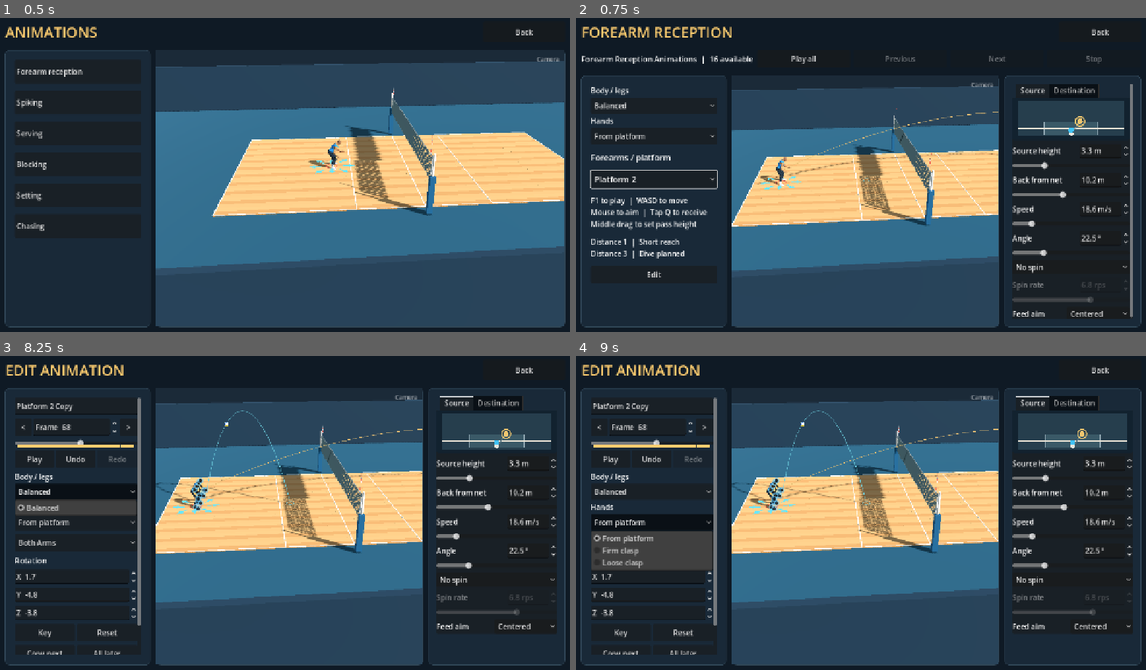
Above: before the commit, frames 1-4 (two rows, left to right).
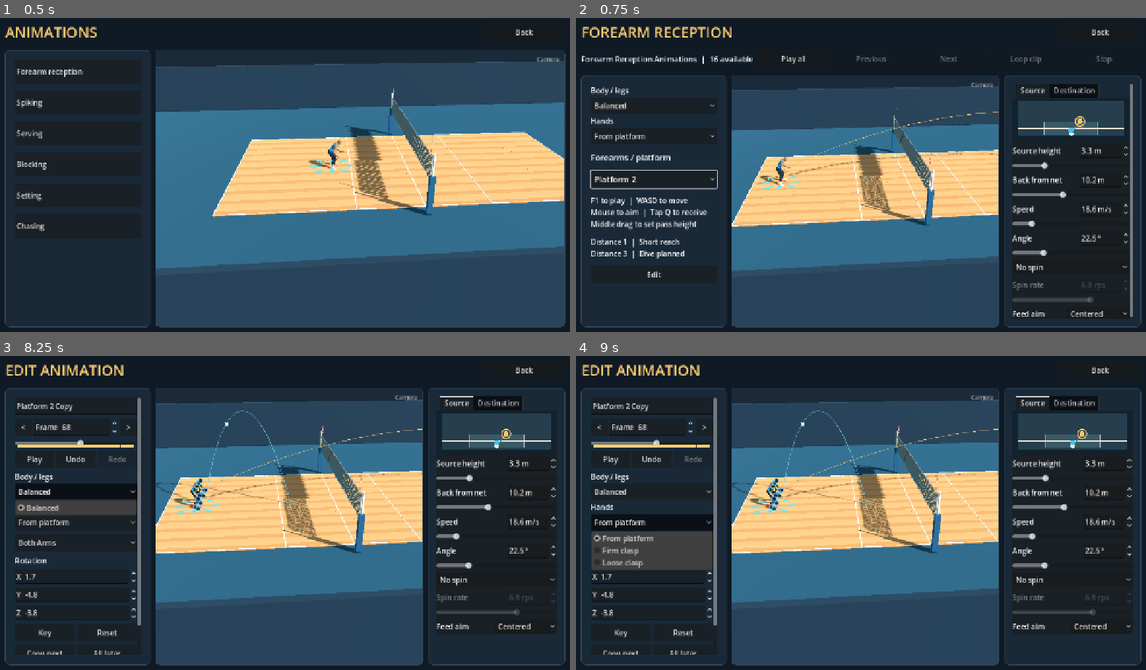
Above: after the commit, the same moments.

Repository: foreandr/volleyball
Game: Godot game, scene res://scenes/story_animations.tscn
Two runs of this game, one before a commit and one after it. Both use one fixed random seed, a clock stepped at 60 frames per second and the inputs below. This scene is started directly instead of the project's main scene.
Inputs:
- Up to frame 1 (0.5 s): no input
- Up to frame 2 (0.75 s): click "Forearm reception" at 0.5 s
- Up to frame 3 (8.25 s): click "Edit" at 1.25 s; click "Play" at 2 s; click "Copy next" at 2.75 s; click "Play" at 3.5 s; click "Copy next" at 4.25 s; click "<" at 5 s; click ">" at 5.75 s; click "Undo" at 6.5 s; click "Redo" at 7.25 s; click "Balanced" at 8 s
- Up to frame 4 (9 s): click "From platform" at 8.75 s

Frame 1 is identical in both runs. In frame 2, 0.3% of the frame differs, in the area x 36-95%, y 12-15%; in frame 3, less than 0.1%; in frame 4, nothing differs.

Commit message:
Loop the selected reception review clip

Diff:
--- a/scripts/reception_review.gd
+++ b/scripts/reception_review.gd
@@ -24,6 +24,7 @@
 var active := false
 var paused := false
 var finished := false
+var loop_current := false
 var index := 0
 var original_transform: Transform3D
 var original_control := false
@@ -37,6 +38,7 @@
 var previous_button: Button
 var next_button: Button
 var stop_button: Button
+var loop_button: Button
 var title_card: PanelContainer
 var title_count: Label
 var title_move: Label
@@ -53,6 +55,9 @@
 	add_child(previous_button)
 	next_button = page.button("Next",func(): load_case(posmod(index+1,CASES.size())))
 	add_child(next_button)
+	loop_button = page.button("Loop clip",toggle_loop)
+	loop_button.toggle_mode = true
+	add_child(loop_button)
 	stop_button = page.button("Stop",stop)
 	add_child(stop_button)
 	build_title_card()
@@ -101,7 +106,9 @@
 	var progress := "%d/%d  |  Distance %d  |  %s" % [index+1,CASES.size(),CASES[index][0],CASES[index][1]] if active else "Forearm Reception Animations  |  %d available" % CASES.size()
 	counter.text = progress
 	play_button.text = "Replay all" if finished else ("Resume" if paused else ("Pause" if active else "Play all"))
-	for button in [previous_button,next_button,stop_button]: button.disabled = not active
+	loop_button.set_pressed_no_signal(loop_current)
+	loop_button.text = "Looping clip" if loop_current else "Loop clip"
+	for button in [previous_button,next_button,loop_button,stop_button]: button.disabled = not active
 
 func toggle_play() -> void:
 	if not page.reception_drill_active(): return
@@ -117,6 +124,14 @@
 		load_case(0)
 	else:
 		paused = not paused
+	update_controls()
+
+func toggle_loop() -> void:
+	if not active: return
+	loop_current = not loop_current
+	if loop_current:
+		paused = false
+		if finished: load_case(index)
 	update_controls()
 
 func prepare_review_clip() -> void:
@@ -185,7 +200,9 @@
 	var end: float = maxf(ball.cycle_end(),ball.contact_time+0.65)
 	ball.tick(minf(page.preview_clock,end),true)
 	if page.preview_clock < end: return
-	if index+1 < CASES.size():
+	if loop_current:
+		load_case(index)
+	elif index+1 < CASES.size():
 		load_case(index+1)
 	else:
 		finished = true
@@ -195,6 +212,7 @@
 func stop(restore_control := true) -> void:
 	if not active: return
 	active = false
+	loop_current = false
 	title_card.hide()
 	paused = false
 	finished = false
